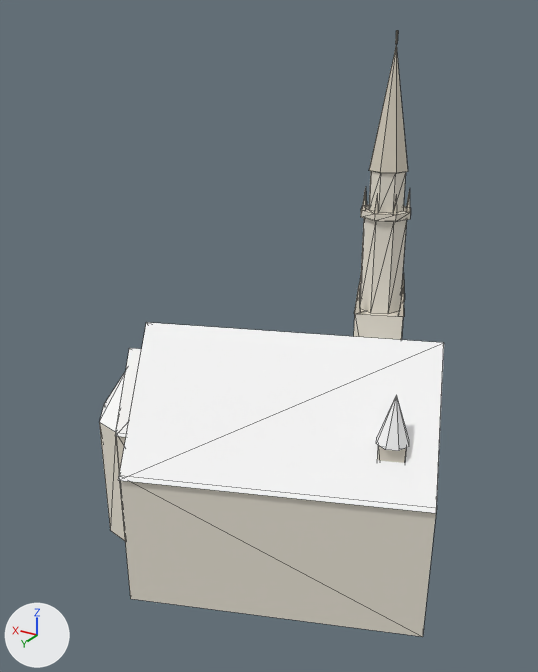
An edit to the glTF model public/data/heroes/matthias.glb, drawn before and after from the same camera.
Before and after are seen from a 50 mm camera at (-770.1, 432.1, 156.7) aimed at (-710.9, 333.3, 107.3). The axes (+X, +Y, +Z) are drawn at lower left. The lights are the same throughout. The older version comes first. Mesh edges are drawn as thin lines. Where no turn or scale is listed for an object, it has been applied to the vertices. Vertices at exactly the same position are counted once.

Names of what the first picture shows: 'matthias'.
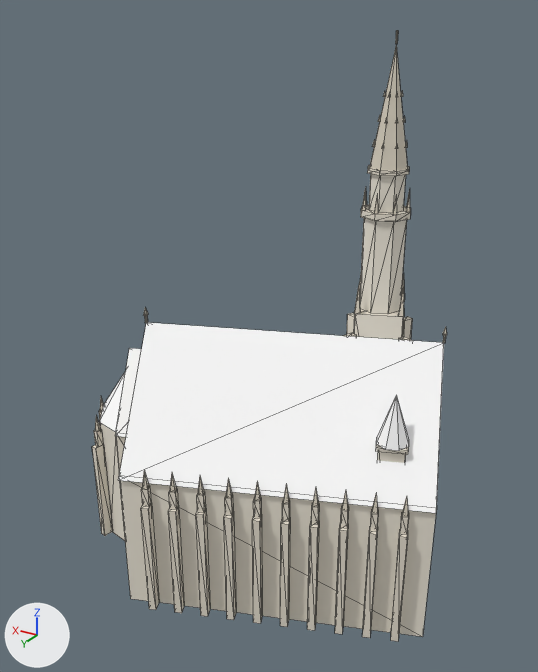
Where the change shows, as pixel boxes [x1, y1, x2, y2] in the pictures (538 x 672 px; the box of a moved part takes in the faces that stretch with it):
```json
{"object": "matthias", "change": "reshaped, moved", "before": [99, 30, 444, 637], "after": [92, 30, 447, 642]}
{"part": 1, "of": "me_matthias", "change": "moved or reshaped", "before": [137, 322, 444, 636], "after": [137, 322, 444, 636]}
{"part": 2, "of": "me_matthias", "change": "moved or reshaped", "before": [99, 371, 126, 541], "after": [99, 371, 126, 541]}
{"part": 3, "of": "me_matthias", "change": "moved or reshaped", "before": [354, 309, 403, 340], "after": [354, 309, 403, 340]}
{"part": 4, "of": "me_matthias", "change": "moved or reshaped", "before": [369, 171, 406, 213], "after": [369, 174, 406, 213]}
{"part": 5, "of": "me_matthias", "change": "moved or reshaped", "before": [369, 46, 408, 174], "after": [370, 46, 407, 171]}
{"part": 6, "of": "me_matthias", "change": "moved or reshaped", "before": [377, 447, 406, 463], "after": [377, 452, 406, 463]}
{"part": 7, "of": "me_matthias", "change": "moved or reshaped", "before": [376, 396, 409, 451], "after": [376, 396, 409, 451]}
{"part": 8, "of": "me_matthias", "change": "added", "after": [141, 486, 151, 507]}
{"part": 9, "of": "me_matthias", "change": "added", "after": [142, 470, 149, 490]}
{"part": 10, "of": "me_matthias", "change": "added", "after": [169, 489, 178, 510]}
{"part": 11, "of": "me_matthias", "change": "added", "after": [170, 474, 176, 493]}
{"part": 12, "of": "me_matthias", "change": "added", "after": [92, 307, 447, 642]}
{"part": 13, "of": "me_matthias", "change": "added", "after": [367, 91, 409, 176]}
```

Scene script edits in JSON lines:
```json
{"block": "me_matthias", "where": "# used by ob_matthias; location = (-711.8, 332.8, 110.2)"}
{"op": "remove", "block": "me_matthias", "code": "me_matthias.from_pydata(...)  # 189 vertices, 186 faces; spans x -32.9..32.9, y -27.0..27.0, z -44.4..44.4"}
{"op": "add", "block": "me_matthias", "code": "me_matthias.from_pydata(...)  # 1007 vertices, 1148 faces; spans x -33.8..33.8, y -28.0..28.0, z -44.4..44.4"}
{"block": "me_matthias", "change": "me_matthias part 1: the loose piece of 14 vertices spanning x -32.9..25.1, y -23.3..27.0, z -44.4..-0.6 is moved by (-0.8, 1.0, 0.0)"}
{"block": "me_matthias", "change": "me_matthias part 2: the loose piece of 11 vertices spanning x 23.2..32.9, y -2.2..15.5, z -44.4..-11.6 is moved by (-0.8, 1.0, 0.0)"}
{"block": "me_matthias", "change": "me_matthias part 3: the loose piece of 8 vertices spanning x -15.3..-4.2, y -26.8..-15.7, z -44.4..-2.6 is moved by (-0.8, 1.0, 0.0)"}
{"block": "me_matthias", "change": "me_matthias part 4: the loose piece of 16 vertices spanning x -13.0..-6.6, y -24.5..-18.1, z 15.6..22.4 is moved by (-0.8, 1.0, 0.0)"}
{"block": "me_matthias", "change": "me_matthias part 5: the loose piece of 9 vertices spanning x -13.3..-6.3, y -24.8..-17.8, z 22.4..42.4 is moved by (-0.8, 1.0, 0.0)"}
{"block": "me_matthias", "change": "me_matthias part 6: the loose piece of 8 vertices spanning x -26.7..-21.7, y 3.8..8.5, z -44.4..-12.6 is moved by (-0.8, 1.0, 0.0)"}
{"block": "me_matthias", "change": "me_matthias part 7: the loose piece of 9 vertices spanning x -26.8..-21.6, y 3.6..8.8, z -12.6..-4.6 is moved by (-0.8, 1.0, 0.0)"}
{"block": "me_matthias", "change": "me_matthias part 8: the loose piece of 8 vertices spanning x -15.3..-4.2, y -26.8..-15.7, z -44.4..-2.6 is copied, and the copy is scaled about its middle by (0.118, 0.126, 0.0743), then moved by (17.3, 47.7, 0.9); it spans x 6.9..8.2, y 25.8..27.2, z -24.1..-21.0"}
{"block": "me_matthias", "change": "me_matthias part 9: the loose piece of 5 vertices spanning x -8.2..-6.8, y -16.9..-15.6, z -2.6..2.9 is copied, and the copy is scaled about its middle by (0.826, 0.827, 0.618), then moved by (15.0, 42.7, -19.5); it spans x 7.0..8.1, y 25.9..27.0, z -21.0..-17.6"}
{"block": "me_matthias", "change": "me_matthias part 10: the loose piece of 8 vertices spanning x -15.3..-4.2, y -26.8..-15.7, z -44.4..-2.6 is copied, and the copy is scaled about its middle by (0.118, 0.126, 0.0743), then moved by (13.1, 46.2, 0.9); it spans x 2.7..4.1, y 24.2..25.6, z -24.1..-21.0"}
{"block": "me_matthias", "change": "me_matthias part 11: the loose piece of 5 vertices spanning x -8.2..-6.8, y -16.9..-15.6, z -2.6..2.9 is copied, and the copy is scaled about its middle by (0.826, 0.826, 0.618), then moved by (10.9, 41.1, -19.5); it spans x 2.8..4.0, y 24.3..25.4, z -21.0..-17.6"}
{"block": "me_matthias", "change": "me_matthias part 12: 635 vertices added at x -30.6..33.8, y -28.0..27.7, z -44.4..2.2"}
{"block": "me_matthias", "change": "me_matthias part 13: 136 vertices added at x -14.3..-6.8, y -24.0..-16.5, z 22.0..35.3"}
{"block": "me_matthias", "change": "other edits to the shape of me_matthias do not show in these pictures"}
{"op": "set", "path": "ob_matthias.location", "old": "(-711.8, 332.8, 110.2)", "new": "(-711.0, 331.8, 110.2)"}
```
